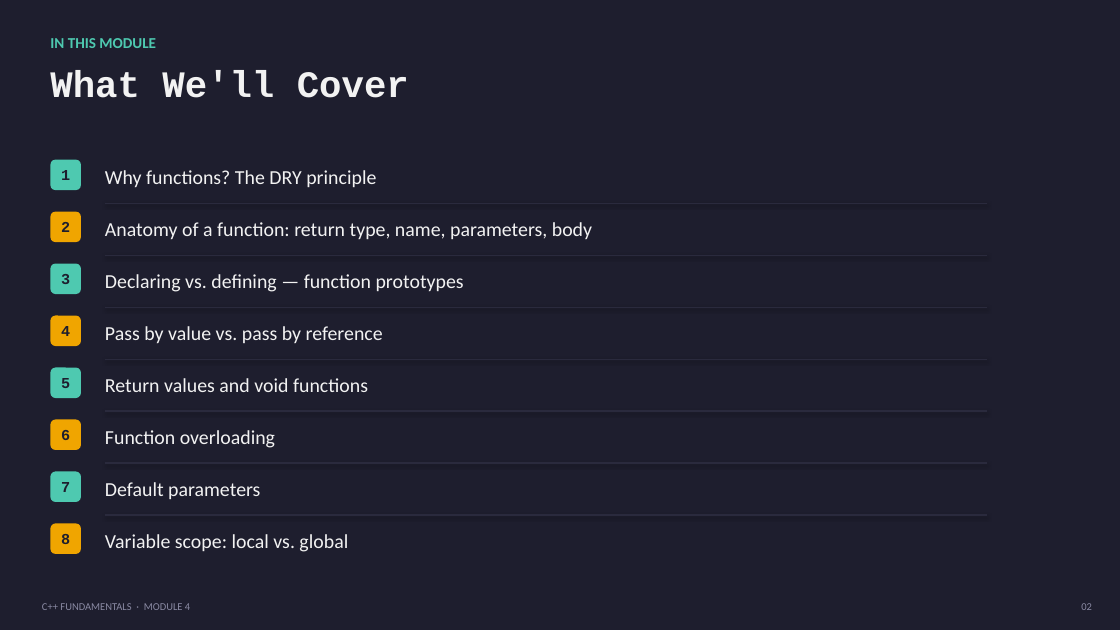
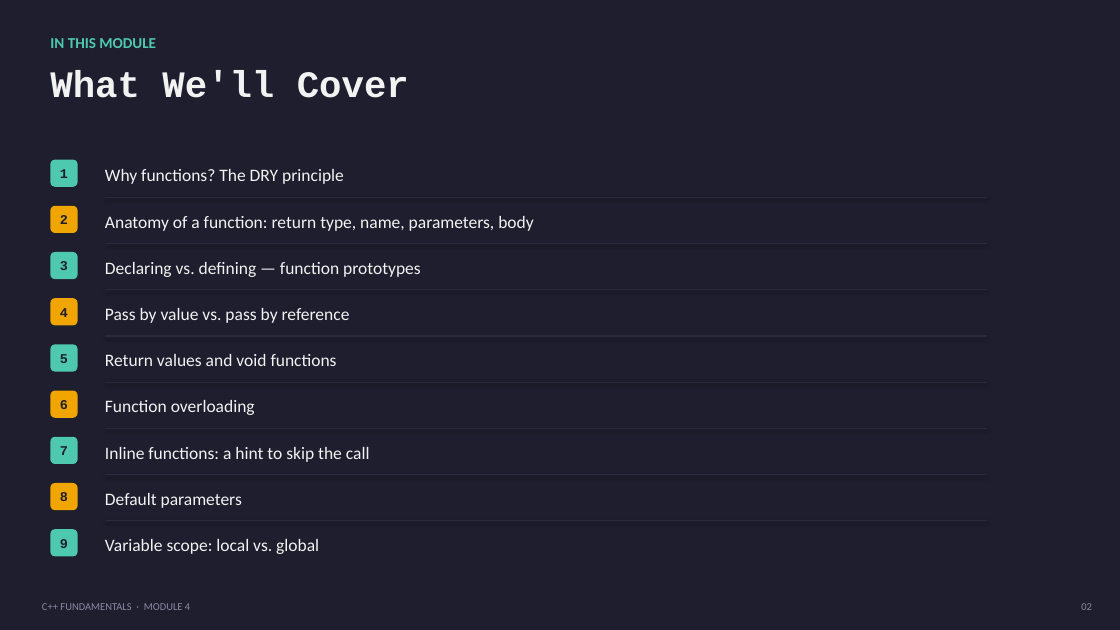
Before and after one commit to ezekielologunde/ezekielologunde.github.io, a slide deck: slide 2 of assets/downloads/cpp-fundamentals/Module-4-Functions-Organizing-Your-Code.pptx. Drawn at 1120x630 pixels with LibreOffice and Linux fonts; fonts in the diff are those of the drawing. Boxes give left, top, right and bottom in pixels: in the first picture for what was removed or moved away, otherwise in the second. Text is boxed around its words. In the diff, an @@ line names an element or a change of style, - is before the commit and + after.

```diff
--- a/assets/downloads/cpp-fundamentals/Module-4-Functions-Organizing-Your-Code.pptx
+++ b/assets/downloads/cpp-fundamentals/Module-4-Functions-Organizing-Your-Code.pptx
@@ rounded rectangle "1": place and size @@
-rounded rectangle "1" at (50, 160, 81, 190)
+rounded rectangle "1" at (50, 160, 77, 187)
@@ rounded rectangle "2": place and size @@
-rounded rectangle "2" at (50, 212, 81, 242)
+rounded rectangle "2" at (50, 206, 77, 233)
@@ line moved from (105, 203) - (987, 203) to (105, 197) - (987, 197) @@
@@ rounded rectangle "3": place and size @@
-rounded rectangle "3" at (50, 264, 81, 294)
+rounded rectangle "3" at (50, 252, 77, 279)
@@ text "Declaring vs. defining — function ...": place and size @@
-text "Declaring vs. defining — function ..." at (105, 274, 464, 292)
+text "Declaring vs. defining — function ..." at (105, 262, 421, 277)
@@ line moved from (105, 255) - (987, 255) to (105, 244) - (987, 244) @@
@@ rounded rectangle "4": place and size @@
-rounded rectangle "4" at (50, 316, 81, 346)
+rounded rectangle "4" at (50, 298, 77, 325)
@@ line moved from (105, 308) - (987, 308) to (105, 290) - (987, 290) @@
@@ text "Pass by value vs. pass ...": place and size @@
-text "Pass by value vs. pass ..." at (105, 326, 383, 343)
+text "Pass by value vs. pass ..." at (105, 308, 350, 323)
@@ rounded rectangle "5": place and size @@
-rounded rectangle "5" at (50, 368, 81, 398)
+rounded rectangle "5" at (50, 344, 77, 371)
@@ text "Return values and void functions": place and size @@
-text "Return values and void functions" at (105, 378, 368, 392)
+text "Return values and void functions" at (105, 354, 337, 366)
@@ line added from (105, 336) to (987, 336), #2A2A3D 1 pt @@
@@ line moved from (105, 360) - (987, 360) to (105, 382) - (987, 382) @@
@@ rounded rectangle "6": place and size @@
-rounded rectangle "6" at (50, 419, 81, 450)
+rounded rectangle "6" at (50, 391, 77, 418)
@@ size 17 to 15 pt in 8 elements at (105, 169, 344, 184), (105, 539, 319, 554), (105, 493, 242, 508), (105, 216, 533, 231), (105, 262, 421, 277), (105, 308, 350, 323), (105, 354, 337, 366), (105, 400, 255, 415) @@
@@ text "Function overloading": place and size @@
-text "Function overloading" at (105, 430, 275, 448)
+text "Function overloading" at (105, 400, 255, 415)
@@ rounded rectangle "7": place and size @@
-rounded rectangle "7" at (50, 471, 81, 502)
+rounded rectangle "7" at (50, 437, 77, 464)
@@ line moved from (105, 411) - (987, 411) to (105, 429) - (987, 429) @@
@@ text added at (105, 447, 370, 462), 15 pt, text #F2F2F2 @@
+Inline functions: a hint to skip the call
@@ line moved from (105, 463) - (987, 463) to (105, 475) - (987, 475) @@
@@ size 13 to 11.5 pt in 8 elements at (50, 160, 77, 187), (50, 206, 77, 233), (50, 252, 77, 279), (50, 298, 77, 325), (50, 344, 77, 371), (50, 391, 77, 418), (50, 437, 77, 464), (50, 483, 77, 510) @@
@@ rounded rectangle "8": place and size @@
-rounded rectangle "8" at (50, 523, 81, 554)
+rounded rectangle "8" at (50, 483, 77, 510)
@@ text "Default parameters": place and size @@
-text "Default parameters" at (105, 482, 260, 499)
+text "Default parameters" at (105, 493, 242, 508)
@@ rounded rectangle added at (50, 529, 77, 556), fill #4EC9B0, 11.5 pt, text #1E1E2E, bold @@
+9
@@ line moved from (105, 515) - (987, 515) to (105, 521) - (987, 521) @@
```
Also in this commit, not shown: 5 other slides changed, 1 slide added, 5 other files.
